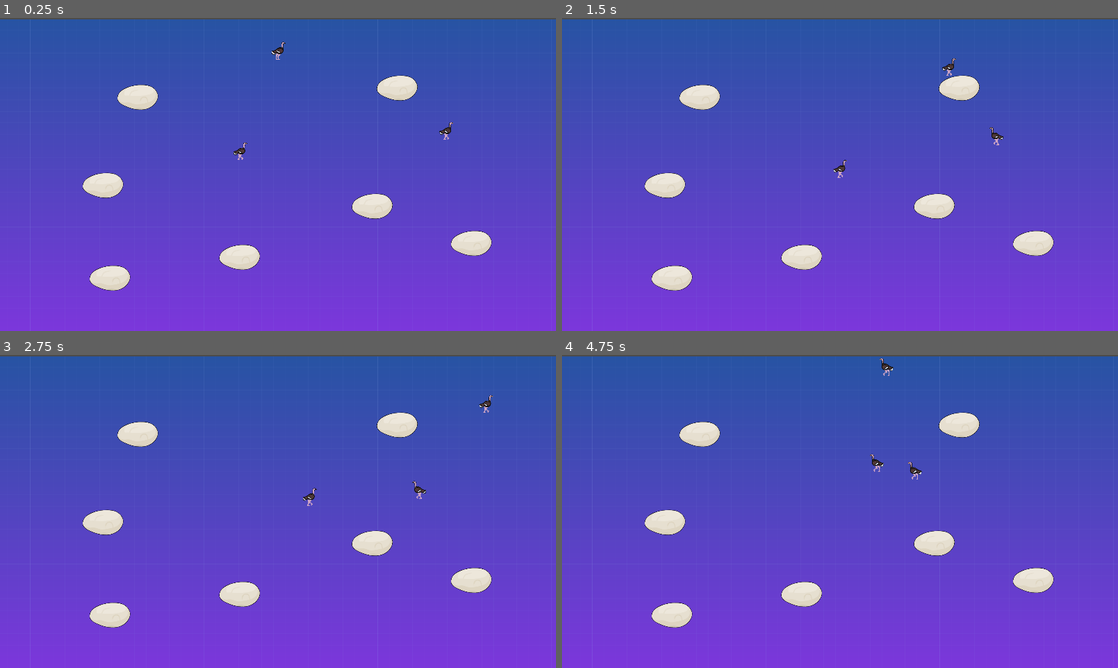
Above: before the commit, frames 1-4 (two rows, left to right).
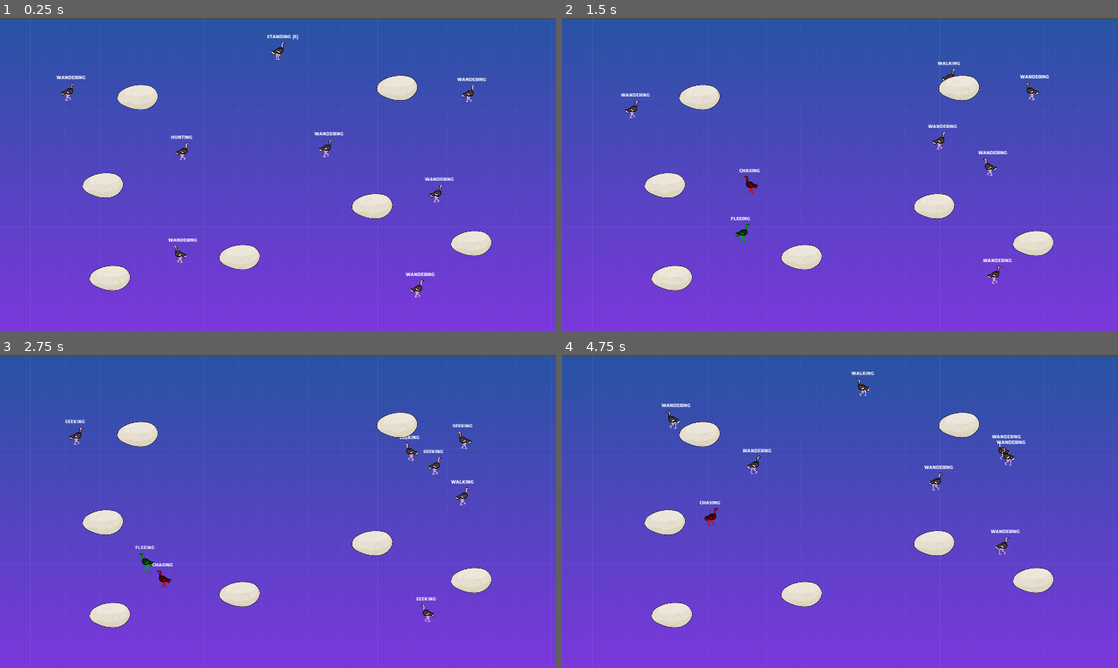
Above: after the commit, the same moments.

Repository: wholeNaNyards/game-ai
Game: Godot game, scene res://src/Main.tscn
The game is run twice, just before and just after one commit, with the same random seed, the same clock (stepped at 60 frames per second) and the same inputs.
Inputs (mouse positions are in pixels of both pictures, inside the frame that each line leads up to):
- Up to frame 1 (0.25 s): no input
- Up to frame 2 (1.5 s): move the mouse to (962, 158) at 0.52 s; press the mouse at (962, 158) at 0.53 s; hold D (move_right) 0.53-1.28 s; move the mouse to (728, 190) at 1.27 s; release the mouse at (728, 190) at 1.28 s; hold S (move_down) from 1.28 s (still down); click (728, 190) at 1.35 s
- Up to frame 3 (2.75 s): move the mouse to (333, 442) at 2.02 s; release S (move_down) at 2.03 s; press the mouse at (333, 442) at 2.03 s; hold D (move_right) from 2.03 s (still down)
- Up to frame 4 (4.75 s): move the mouse to (812, 574) at 2.77 s; release D (move_right) at 2.78 s; release the mouse at (812, 574) at 2.78 s; hold W (move_up) 2.78-3.53 s; click (812, 574) at 2.85 s; move the mouse to (1006, 558) at 3.52 s; press the mouse at (1006, 558) at 3.53 s; hold A (move_left) from 3.53 s (still down); move the mouse to (673, 464) at 4.27 s; release the mouse at (673, 464) at 4.28 s; click (673, 464) at 4.35 s

The runs differ from the first frame. In frame 1, 0.9% of the frame differs, in the area x 10-88%, y 5-90%; in frame 2, 0.9%; in frame 3, 0.9%; in frame 4, 1.0%, in the area x 17-84%, y 1-64%.

Commit message:
Implemented FSM + SteeringBehavior

Diff:
--- /dev/null
+++ b/PredatorStateChasing.gd
@@ -0,0 +1,25 @@
+class_name PredatorStateChasing
+extends State
+
+var previous_modulate : Color
+var animated_sprite : AnimatedSprite
+
+func enter(predator) -> void:
+	predator.get_fsm().update_label("CHASING")
+
+	animated_sprite = predator.get_animated_sprite()
+	animated_sprite.play("walking")
+	previous_modulate = animated_sprite.modulate
+	animated_sprite.modulate = Color.red
+
+func exit(_predator) -> void:
+	animated_sprite.modulate = previous_modulate
+
+func execute_unhandled_input(_predator, _event: InputEvent) -> void:
+	pass
+
+func execute_process(_predator, _delta: float) -> void:
+	pass
+
+func execute_physics_process(_predator, _delta: float) -> void:
+	pass
--- /dev/null
+++ b/PredatorStateGlobal.gd
@@ -0,0 +1,40 @@
+class_name PredatorStateGlobal
+extends State
+
+func enter(_predator) -> void:
+	pass
+
+func exit(_predator) -> void:
+	pass
+
+func execute_unhandled_input(_predator, _event: InputEvent) -> void:
+	pass
+
+func execute_process(_predator, _delta: float) -> void:
+	pass
+
+func execute_physics_process(predator, _delta: float) -> void:
+	if predator.velocity.x >= 0:
+		predator.animated_sprite.flip_h = false
+	else:
+		predator.animated_sprite.flip_h = true
+
+	if predator.resting:
+		predator.stamina += 2
+		if predator.stamina >=predator.max_stamina:
+			predator.resting = false
+		else:
+			predator.change_state("RESTING")
+
+	if predator.prey != null and !predator.resting:
+		predator.steering_manager.pursuit(predator.prey)
+		predator.stamina -= 2
+		predator.change_state("CHASING")
+
+		if predator.stamina <= 0:
+			predator.prey = null
+			predator.resting = true
+	else:
+		predator.steering_manager.wander(predator.wander_distance, predator.wander_radius, predator.wander_angle_change)
+		if not predator.resting:
+			predator.change_state("HUNTING")
--- /dev/null
+++ b/PredatorStateHunting.gd
@@ -0,0 +1,18 @@
+class_name PredatorStateHunting
+extends State
+
+func enter(predator) -> void:
+	predator.get_fsm().update_label("HUNTING")
+	predator.get_animated_sprite().play("walking")
+
+func exit(_predator) -> void:
+	pass
+
+func execute_unhandled_input(_predator, _event: InputEvent) -> void:
+	pass
+
+func execute_process(_predator, _delta: float) -> void:
+	pass
+
+func execute_physics_process(_predator, _delta: float) -> void:
+	pass
--- /dev/null
+++ b/PredatorStateResting.gd
@@ -0,0 +1,18 @@
+class_name PredatorStateResting
+extends State
+
+func enter(predator) -> void:
+	predator.get_fsm().update_label("RESTING")
+	predator.get_animated_sprite().play("walking")
+
+func exit(_predator) -> void:
+	pass
+
+func execute_unhandled_input(_predator, _event: InputEvent) -> void:
+	pass
+
+func execute_process(_predator, _delta: float) -> void:
+	pass
+
+func execute_physics_process(_predator, _delta: float) -> void:
+	pass
--- /dev/null
+++ b/PreyStateFleeing.gd
@@ -0,0 +1,25 @@
+class_name PreyStateFleeing
+extends State
+
+var previous_modulate : Color
+var animated_sprite : AnimatedSprite
+
+func enter(prey) -> void:
+	prey.get_fsm().update_label("FLEEING")
+
+	animated_sprite = prey.get_animated_sprite()
+	animated_sprite.play("walking")
+	previous_modulate = animated_sprite.modulate
+	animated_sprite.modulate = Color.green
+
+func exit(_prey) -> void:
+	animated_sprite.modulate = previous_modulate
+
+func execute_unhandled_input(_prey, _event: InputEvent) -> void:
+	pass
+
+func execute_process(_prey, _delta: float) -> void:
+	pass
+
+func execute_physics_process(prey, _delta: float) -> void:
+	pass
--- /dev/null
+++ b/PreyStateFollowing.gd
@@ -0,0 +1,18 @@
+class_name PreyStateFollowing
+extends State
+
+func enter(prey) -> void:
+	prey.get_fsm().update_label("FOLLOWING")
+	prey.get_animated_sprite().play("walking")
+
+func exit(_prey) -> void:
+	pass
+
+func execute_unhandled_input(_prey, _event: InputEvent) -> void:
+	pass
+
+func execute_process(_prey, _delta: float) -> void:
+	pass
+
+func execute_physics_process(_prey, _delta: float) -> void:
+	pass
--- /dev/null
+++ b/PreyStateGlobal.gd
@@ -0,0 +1,43 @@
+class_name PreyStateGlobal
+extends State
+
+func enter(_prey) -> void:
+	pass
+
+func exit(_prey) -> void:
+	pass
+
+func execute_unhandled_input(_prey, _event: InputEvent) -> void:
+	pass
+
+func execute_process(_prey, _delta: float) -> void:
+	pass
+
+func execute_physics_process(prey, _delta: float) -> void:
+	#	animated_sprite.rotation = velocity.angle()
+	var currently_steering = false
+
+	if prey.velocity.x >= 0:
+		prey.animated_sprite.flip_h = false
+	else:
+		prey.animated_sprite.flip_h = true
+
+	if Input.is_action_pressed("left_click"):
+		var mouse_pos = prey.get_global_mouse_position()
+		prey.steering_manager.seek(mouse_pos)
+		currently_steering = true
+		prey.change_state("SEEKING")
+
+	if prey.leader:
+		prey.steering_manager.offset_pursuit(prey.leader, prey.offset)
+		currently_steering = true
+		prey.change_state("FOLLOWING")
+
+	if prey.predator != null:
+		prey.steering_manager.evade(prey.predator)
+		currently_steering = true
+		prey.change_state("FLEEING")
+
+	prey.steering_manager.wander(prey.wander_distance, prey.wander_radius, prey.wander_angle_change)
+	if not currently_steering:
+		prey.change_state("WANDERING")
--- /dev/null
+++ b/PreyStateSeeking.gd
@@ -0,0 +1,18 @@
+class_name PreyStateSeeking
+extends State
+
+func enter(prey) -> void:
+	prey.get_fsm().update_label("SEEKING")
+	prey.get_animated_sprite().play("walking")
+
+func exit(_prey) -> void:
+	pass
+
+func execute_unhandled_input(_prey, _event: InputEvent) -> void:
+	pass
+
+func execute_process(_prey, _delta: float) -> void:
+	pass
+
+func execute_physics_process(_prey, _delta: float) -> void:
+	pass
--- /dev/null
+++ b/PreyStateWandering.gd
@@ -0,0 +1,18 @@
+class_name PreyStateWandering
+extends State
+
+func enter(prey) -> void:
+	prey.get_fsm().update_label("WANDERING")
+	prey.get_animated_sprite().play("walking")
+
+func exit(_prey) -> void:
+	pass
+
+func execute_unhandled_input(_prey, _event: InputEvent) -> void:
+	pass
+
+func execute_process(_prey, _delta: float) -> void:
+	pass
+
+func execute_physics_process(_prey, _delta: float) -> void:
+	pass
--- a/project.godot
+++ b/project.godot
@@ -23,6 +23,51 @@
 "class": "Player",
 "language": "GDScript",
 "path": "res://src/player/Player.gd"
+}, {
+"base": "State",
+"class": "PredatorStateChasing",
+"language": "GDScript",
+"path": "res://PredatorStateChasing.gd"
+}, {
+"base": "State",
+"class": "PredatorStateGlobal",
+"language": "GDScript",
+"path": "res://PredatorStateGlobal.gd"
+}, {
+"base": "State",
+"class": "PredatorStateHunting",
+"language": "GDScript",
+"path": "res://PredatorStateHunting.gd"
+}, {
+"base": "State",
+"class": "PredatorStateResting",
+"language": "GDScript",
+"path": "res://PredatorStateResting.gd"
+}, {
+"base": "State",
+"class": "PreyStateFleeing",
+"language": "GDScript",
+"path": "res://PreyStateFleeing.gd"
+}, {
+"base": "State",
+"class": "PreyStateFollowing",
+"language": "GDScript",
+"path": "res://PreyStateFollowing.gd"
+}, {
+"base": "State",
+"class": "PreyStateGlobal",
+"language": "GDScript",
+"path": "res://PreyStateGlobal.gd"
+}, {
+"base": "State",
+"class": "PreyStateSeeking",
+"language": "GDScript",
+"path": "res://PreyStateSeeking.gd"
+}, {
+"base": "State",
+"class": "PreyStateWandering",
+"language": "GDScript",
+"path": "res://PreyStateWandering.gd"
 }, {
 "base": "Node",
 "class": "State",
@@ -63,6 +108,15 @@
 "AI": "",
 "MovingEntity": "",
 "Player": "",
+"PredatorStateChasing": "",
+"PredatorStateGlobal": "",
+"PredatorStateHunting": "",
+"PredatorStateResting": "",
+"PreyStateFleeing": "",
+"PreyStateFollowing": "",
+"PreyStateGlobal": "",
+"PreyStateSeeking": "",
+"PreyStateWandering": "",
 "State": "",
 "StateGlobal": "",
 "StateIdle": "",
--- a/src/Main.tscn
+++ b/src/Main.tscn
@@ -23,13 +23,27 @@
 
 [node name="Player" parent="." instance=ExtResource( 5 )]
 position = Vector2( 90, -227 )
-collision_mask = 16
 
 [node name="Prey" parent="." instance=ExtResource( 1 )]
-position = Vector2( -16, 85 )
+position = Vector2( 280, 77 )
+
+[node name="Prey5" parent="." instance=ExtResource( 1 )]
+position = Vector2( 776, -107 )
+
+[node name="Prey6" parent="." instance=ExtResource( 1 )]
+position = Vector2( 664, 237 )
+
+[node name="Prey2" parent="." instance=ExtResource( 1 )]
+position = Vector2( 600, 557 )
+
+[node name="Prey3" parent="." instance=ExtResource( 1 )]
+position = Vector2( -216, 445 )
+
+[node name="Prey4" parent="." instance=ExtResource( 1 )]
+position = Vector2( -608, -123 )
 
 [node name="Predator" parent="." instance=ExtResource( 6 )]
-position = Vector2( 696, 21 )
+position = Vector2( -216, 85 )
 
 [node name="Rocks" type="Node2D" parent="."]
 
@@ -58,7 +72,7 @@
 
 [node name="WallTop" type="StaticBody2D" parent="Walls"]
 position = Vector2( -336, -371 )
-collision_layer = 16
+collision_layer = 32
 collision_mask = 0
 
 [node name="CollisionShape2D" type="CollisionShape2D" parent="Walls/WallTop"]
@@ -67,7 +81,7 @@
 
 [node name="WallLeft" type="StaticBody2D" parent="Walls"]
 position = Vector2( -840, 709 )
-collision_layer = 16
+collision_layer = 32
 collision_mask = 0
 
 [node name="CollisionShape2D" type="CollisionShape2D" parent="Walls/WallLeft"]
@@ -76,7 +90,7 @@
 
 [node name="WallBottom" type="StaticBody2D" parent="Walls"]
 position = Vector2( 4, 1085 )
-collision_layer = 16
+collision_layer = 32
 collision_mask = 0
 
 [node name="CollisionShape2D2" type="CollisionShape2D" parent="Walls/WallBottom"]
@@ -85,7 +99,7 @@
 
 [node name="WallRight" type="StaticBody2D" parent="Walls"]
 position = Vector2( 1072, 5 )
-collision_layer = 16
+collision_layer = 32
 collision_mask = 0
 
 [node name="CollisionShape2D2" type="CollisionShape2D" parent="Walls/WallRight"]
--- a/src/ai/Predator.gd
+++ b/src/ai/Predator.gd
@@ -1,6 +1,7 @@
 extends AI
 
 onready var animated_sprite = $AnimatedSprite
+onready var state_machine : StateMachine = $StateMachine
 
 export (int, 1, 5000) var max_stamina = 2000
 onready var stamina : int = max_stamina
@@ -8,31 +9,19 @@
 var prey : AI
 
 func _ready() -> void:
-	animated_sprite.play("walking")
+	state_machine.set_global_state(PredatorStateGlobal.new())
+	change_state("HUNTING")
 
-func _physics_process(_delta: float) -> void:
-	if velocity.x >= 0:
-		animated_sprite.flip_h = false
-	else:
-		animated_sprite.flip_h = true
+func change_state(new_state: String) -> void:
+	if new_state == "HUNTING":
+		state_machine.change_state(PredatorStateHunting.new())
+	elif new_state == "CHASING":
+		state_machine.change_state(PredatorStateChasing.new())
+	elif new_state == "RESTING":
+		state_machine.change_state(PredatorStateResting.new())
 
-	if obstacle_avoidance:
-		steering_manager.obstacle_avoidance(raycasts, max_avoid_force)
-
-	if resting:
-		stamina += 1
-		if stamina >= max_stamina:
-			resting = false
-
-	if prey != null and !resting:
-		steering_manager.pursuit(prey)
-		stamina -= 2
-
-		if stamina <= 0:
-			prey = null
-			resting = true
-	else:
-		steering_manager.wander(wander_distance, wander_radius, wander_angle_change)
+func _physics_process(delta: float) -> void:
+	state_machine.physics_process(delta)
 
 func _on_PreyDetector_body_entered(body: AI) -> void:
 	if body:
@@ -44,3 +33,6 @@
 
 func get_animated_sprite() -> AnimatedSprite:
 	return animated_sprite
+
+func get_fsm() -> StateMachine:
+	return state_machine
--- a/src/ai/Predator.tscn
+++ b/src/ai/Predator.tscn
@@ -1,8 +1,9 @@
-[gd_scene load_steps=6 format=2]
+[gd_scene load_steps=7 format=2]
 
 [ext_resource path="res://src/ai/AI.tscn" type="PackedScene" id=1]
 [ext_resource path="res://src/ai/Predator.gd" type="Script" id=2]
 [ext_resource path="res://src/ai/AI.tres" type="SpriteFrames" id=3]
+[ext_resource path="res://src/fsm/StateMachine.tscn" type="PackedScene" id=4]
 
 [sub_resource type="CapsuleShape2D" id=2]
 radius = 24.0
@@ -13,7 +14,7 @@
 
 [node name="Predator" instance=ExtResource( 1 )]
 collision_layer = 8
-collision_mask = 21
+collision_mask = 53
 script = ExtResource( 2 )
 max_stamina = 2000
 
@@ -54,5 +55,9 @@
 cast_to = Vector2( 48, 0 )
 collision_mask = 17
 
+[node name="StateMachine" parent="." index="5" instance=ExtResource( 4 )]
+position = Vector2( 0, 32 )
+show_label = true
+
 [connection signal="body_entered" from="PreyDetector" to="." method="_on_PreyDetector_body_entered"]
 [connection signal="body_exited" from="PreyDetector" to="." method="_on_PreyDetector_body_exited"]
--- a/src/ai/Prey.gd
+++ b/src/ai/Prey.gd
@@ -1,7 +1,7 @@
 extends AI
 
 onready var animated_sprite : AnimatedSprite = $AnimatedSprite
-onready var starting_position = position
+onready var state_machine : StateMachine = $StateMachine
 
 # Avoidance Steering
 var predator : AI
@@ -12,27 +12,23 @@
 export var offset : float = 200
 
 func _ready() -> void:
-	animated_sprite.play("walking")
 	if initial_leader:
 		leader = get_node(initial_leader)
+	state_machine.set_global_state(PreyStateGlobal.new())
+	change_state("WANDERING")
 
-func _physics_process(_delta: float) -> void:
-#	animated_sprite.rotation = velocity.angle()
+func change_state(new_state: String) -> void:
+	if new_state == "WANDERING":
+		state_machine.change_state(PreyStateWandering.new())
+	elif new_state == "FLEEING":
+		state_machine.change_state(PreyStateFleeing.new())
+	elif new_state == "FOLLOWING":
+		state_machine.change_state(PreyStateFollowing.new())
+	elif new_state == "SEEKING":
+		state_machine.change_state(PreyStateSeeking.new())
 
-	if velocity.x >= 0:
-		animated_sprite.flip_h = false
-	else:
-		animated_sprite.flip_h = true
-
-	if leader:
-		steering_manager.offset_pursuit(leader, offset)
-	elif predator != null:
-		steering_manager.evade(predator)
-	elif Input.is_action_pressed("left_click"):
-		var mouse_pos = get_global_mouse_position()
-		steering_manager.seek(mouse_pos)
-	else:
-		steering_manager.wander(wander_distance, wander_radius, wander_angle_change)
+func _physics_process(delta: float) -> void:
+	state_machine.physics_process(delta)
 
 func _on_PredatorDetector_body_entered(body: AI) -> void:
 	if body:
@@ -44,3 +40,6 @@
 
 func get_animated_sprite() -> AnimatedSprite:
 	return animated_sprite
+
+func get_fsm() -> StateMachine:
+	return state_machine
--- a/src/ai/Prey.tscn
+++ b/src/ai/Prey.tscn
@@ -1,8 +1,9 @@
-[gd_scene load_steps=6 format=2]
+[gd_scene load_steps=7 format=2]
 
 [ext_resource path="res://src/ai/AI.tscn" type="PackedScene" id=1]
 [ext_resource path="res://src/ai/Prey.gd" type="Script" id=2]
 [ext_resource path="res://src/ai/AI.tres" type="SpriteFrames" id=3]
+[ext_resource path="res://src/fsm/StateMachine.tscn" type="PackedScene" id=4]
 
 [sub_resource type="CapsuleShape2D" id=2]
 radius = 23.0
@@ -14,7 +15,7 @@
 [node name="Prey" instance=ExtResource( 1 )]
 position = Vector2( 1, 0 )
 collision_layer = 4
-collision_mask = 25
+collision_mask = 57
 script = ExtResource( 2 )
 initial_leader = NodePath("")
 offset = 200.0
@@ -57,5 +58,9 @@
 cast_to = Vector2( 48, 0 )
 collision_mask = 17
 
+[node name="StateMachine" parent="." index="5" instance=ExtResource( 4 )]
+position = Vector2( -1, 32 )
+show_label = true
+
 [connection signal="body_entered" from="PredatorDetector" to="." method="_on_PredatorDetector_body_entered"]
 [connection signal="body_exited" from="PredatorDetector" to="." method="_on_PredatorDetector_body_exited"]
--- a/src/fsm/StateMachine.gd
+++ b/src/fsm/StateMachine.gd
@@ -33,7 +33,8 @@
 	if global_state:
 		global_state.execute_physics_process(owner, delta)
 
-	current_state.execute_physics_process(owner, delta)
+	if current_state:
+		current_state.execute_physics_process(owner, delta)
 
 func update_label(new_text: String) -> void:
 	label.text = new_text
--- a/src/player/Player.tscn
+++ b/src/player/Player.tscn
@@ -33,7 +33,7 @@
 
 [node name="Player" type="KinematicBody2D"]
 position = Vector2( -32, 0 )
-collision_mask = 0
+collision_mask = 32
 script = ExtResource( 2 )
 
 [node name="CollisionShape2D" type="CollisionShape2D" parent="."]
@@ -50,3 +50,4 @@
 
 [node name="StateMachine" parent="." instance=ExtResource( 3 )]
 position = Vector2( 32, 0 )
+show_label = true
